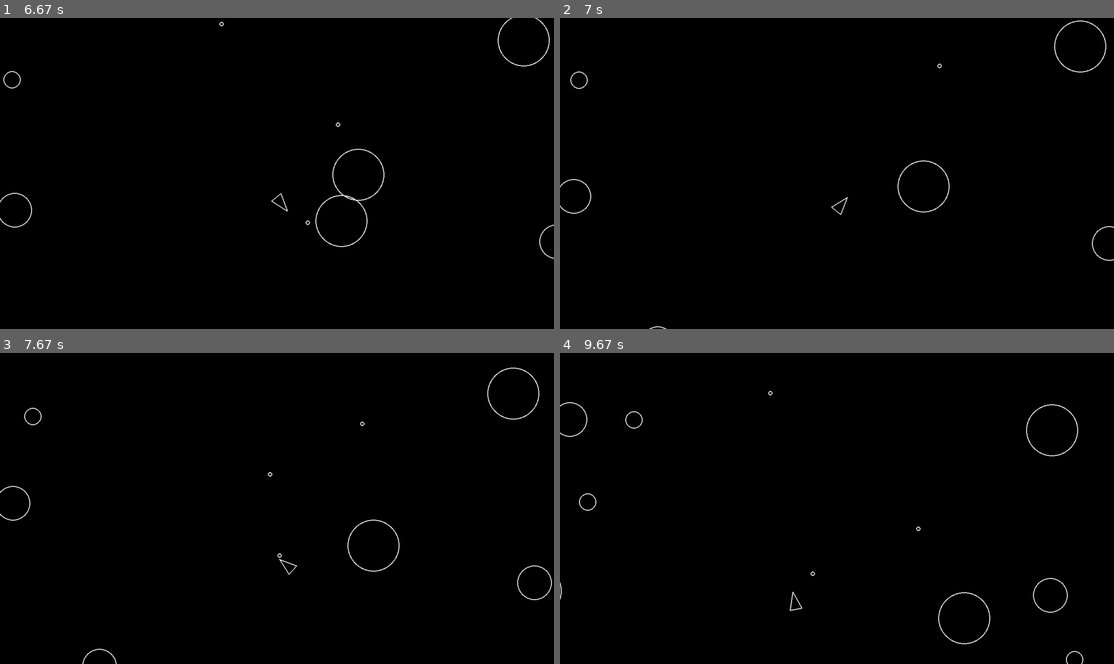
Above: before the commit, frames 1-4 (two rows, left to right).
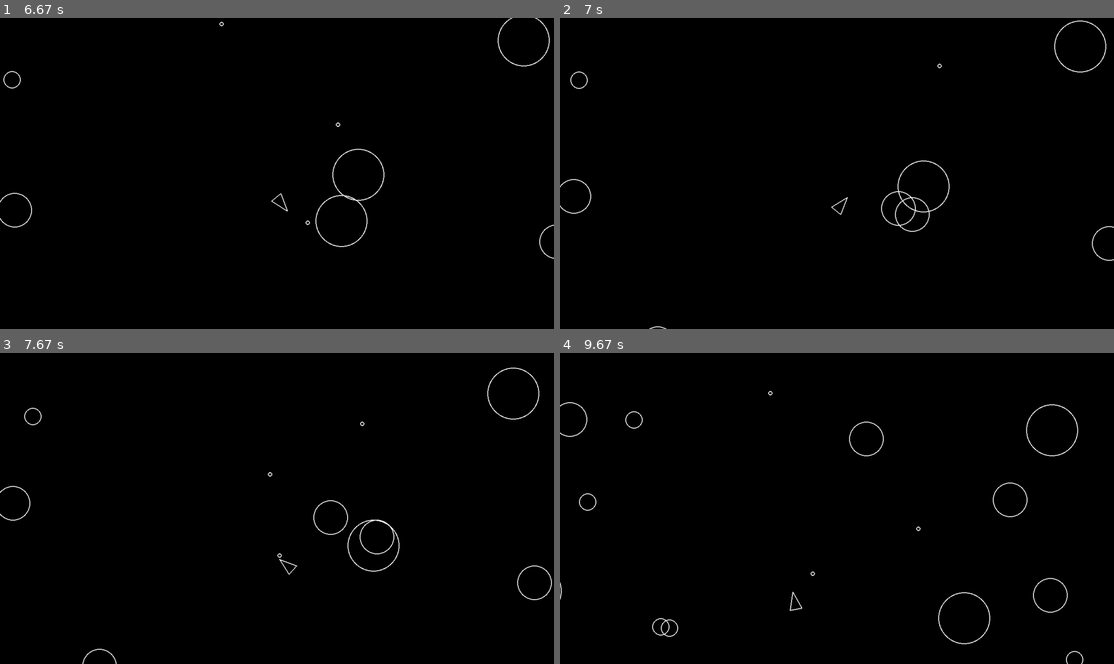
Above: after the commit, the same moments.

Repository: andreabkeene/MyPythonPractice
Game: pygame game, started from pygamelesson/main.py
Two runs of this game, one before a commit and one after it. Both use one fixed random seed, a clock stepped at 60 frames per second and the inputs below.
Inputs:
- Up to frame 1 (6.67 s): tap Space at 0.33, 0.73, 1.03, 1.23, 1.57, 1.87, 2.07, 2.37, 2.63, 2.97, 3.27, 3.4, 3.8, 4.1, 4.47, 4.87, 5.17, 5.37, 5.67, 5.87, 6.2, 6.5 s; hold D 0.67-1.13 s; hold W 1.17-1.47 s; hold D 1.5-1.97 s; hold A 2-2.53 s; hold S 2.57-2.87 s; hold A 2.9-3.3 s; hold W 3.33-3.7 s; hold D 3.73-4.37 s; hold S 4.4-4.77 s; hold A 4.8-5.27 s; hold D 5.3-5.77 s; hold W 5.8-6.1 s; hold D 6.13-6.6 s; hold A from 6.63 s (still down)
- Up to frame 2 (7 s): keep holding A; tap Space at 6.7 s
- Up to frame 3 (7.67 s): tap Space at 7, 7.27, 7.6 s; release A at 7.17 s; hold S 7.2-7.5 s; hold A from 7.53 s (still down)
- Up to frame 4 (9.67 s): tap Space at 7.9, 8.03, 8.43, 8.73, 9.1, 9.5 s; release A at 7.93 s; hold W 7.97-8.33 s; hold D 8.37-9 s; hold S 9.03-9.4 s; hold A from 9.43 s (still down)

Frame 1 is identical in both runs. In frame 2, 0.2% of the frame differs, in the area x 57-67%, y 55-69%; in frame 3, 0.2%; in frame 4, 0.3%, in the area x 16-85%, y 21-92%.

Commit message:
asteroid splitting

Diff:
--- a/pygamelesson/asteroid.py
+++ b/pygamelesson/asteroid.py
@@ -1,6 +1,8 @@
 import pygame
+import random
+from logger import log_event
 from circleshape import CircleShape
-from constants import LINE_WIDTH
+from constants import LINE_WIDTH, ASTEROID_MIN_RADIUS
 
 class Asteroid(CircleShape):
     def __init__(self, x: float, y: float, radius: float) -> None:
@@ -11,3 +13,17 @@
 
     def update(self, dt) -> None:
         self.position += (self.velocity * dt)
+
+    def split(self) -> None:
+        self.kill()
+        if self.radius <= ASTEROID_MIN_RADIUS:
+            return
+        log_event("asteroid split")
+        new_angle = random.uniform(20,50)
+        new_vector1 = self.velocity.rotate(new_angle)
+        new_vector2 = self.velocity.rotate(new_angle * -1)
+        new_radius = self.radius - ASTEROID_MIN_RADIUS
+        new_asteroid1 = Asteroid(self.position[0], self.position[1], new_radius)
+        new_asteroid2 = Asteroid(self.position[0], self.position[1], new_radius)
+        new_asteroid1.velocity = new_vector1 * 1.2
+        new_asteroid2.velocity = new_vector2 * 1.2
--- a/pygamelesson/main.py
+++ b/pygamelesson/main.py
@@ -51,7 +51,7 @@
                 if this_shot.collides_with(this_asteroid):
                     log_event("asteroid_shot")
                     this_shot.kill()
-                    this_asteroid.kill()
+                    this_asteroid.split()
 
         for this_asteroid in asteroids:
             if player.collides_with(this_asteroid):
Not shown, changed: pygamelesson/game_events.jsonl
Not shown, changed: pygamelesson/game_state.jsonl
